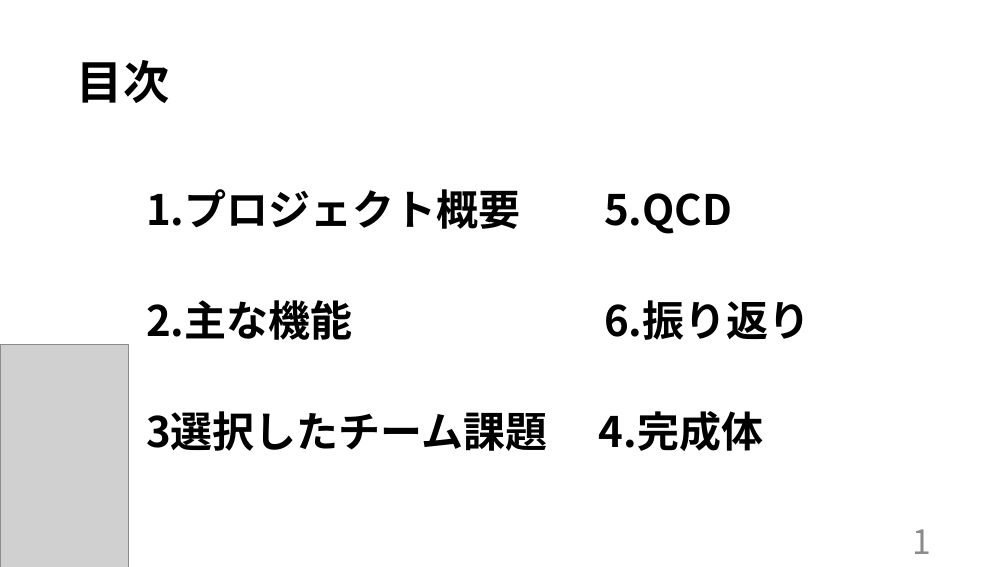
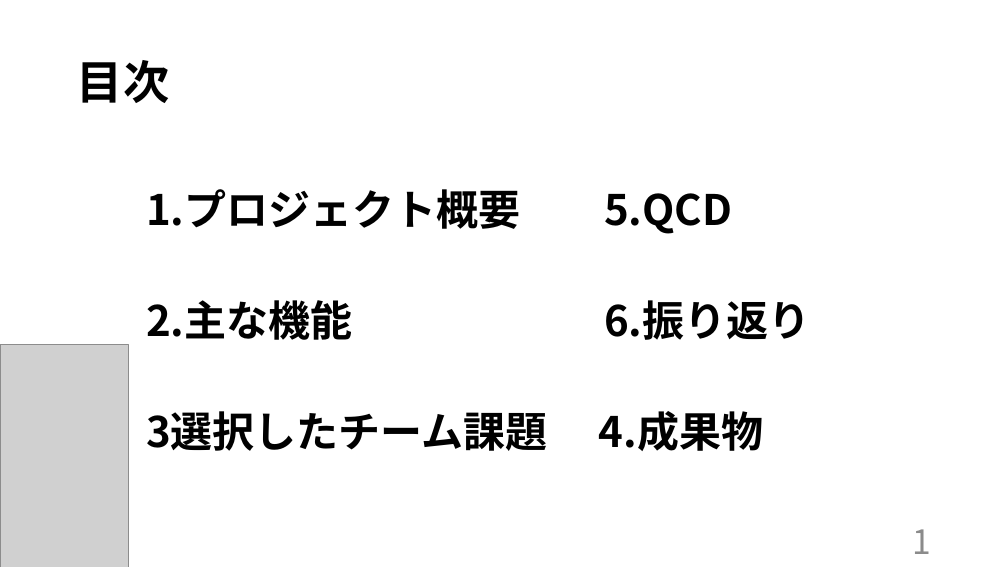
Before and after one commit to kazukiyoshida96/PM-, a slide deck: slide 2 of 最終.pptx. Drawn at 1008x567 pixels with LibreOffice and Linux fonts; fonts in the diff are those of the drawing; grey boxes stand for pictures. Boxes give left, top, right and bottom in pixels: in the first picture for what was removed or moved away, otherwise in the second. Text is boxed around its words. In the diff, an @@ line names an element or a change of style, - is before the commit and + after.

```diff
--- a/最終.pptx
+++ b/最終.pptx
@@ text at bbox=[146, 411, 763, 451]: text changed @@
-3選択したチーム課題 4.完成体
+3選択したチーム課題 4.成果物
```
Also in this commit, not shown: 2 other files.
